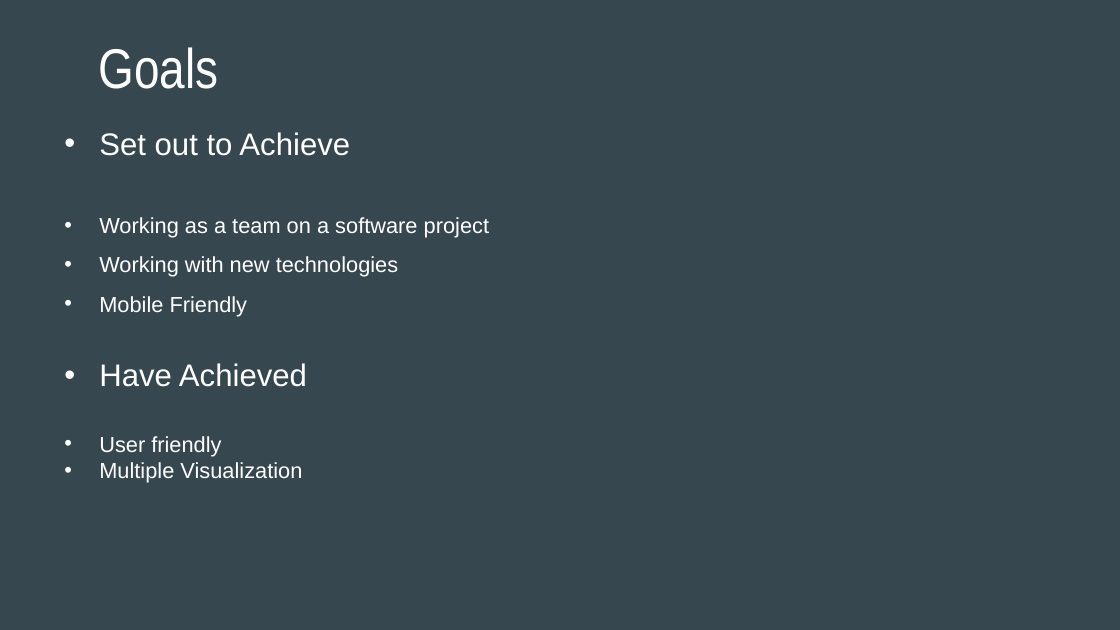
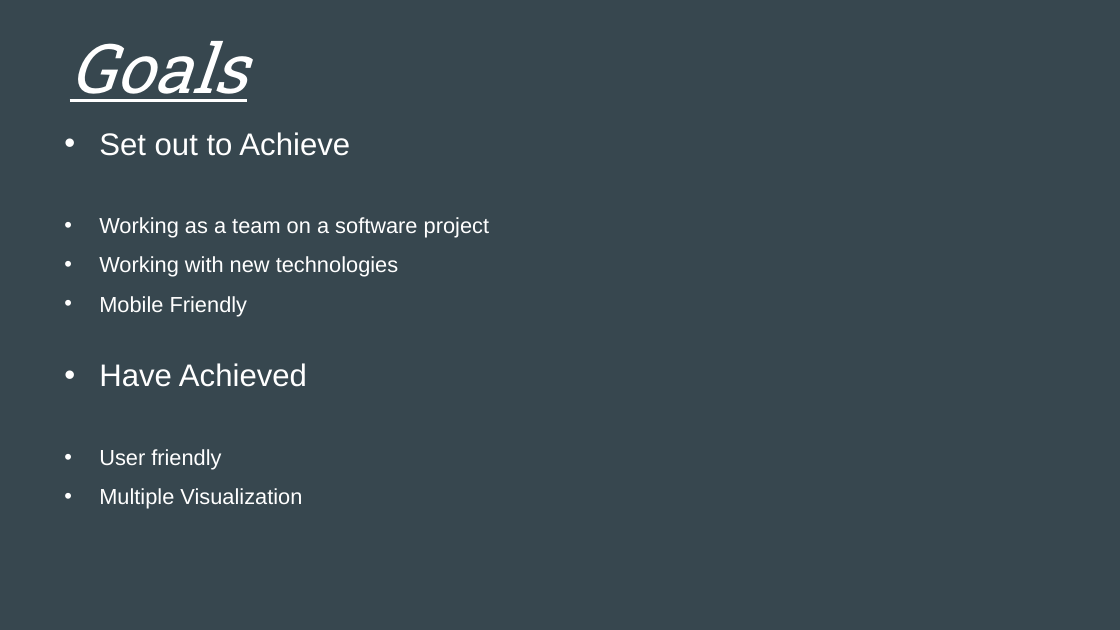
Before and after one commit to umitceylan/Visualizr, a slide deck: slide 4 of Documentation/SlugSoft_Visualizr Final Presentation .pptx. Drawn at 1120x630 pixels with LibreOffice and Linux fonts; fonts in the diff are those of the drawing. Boxes give left, top, right and bottom in pixels: in the first picture for what was removed or moved away, otherwise in the second. Text is boxed around its words. In the diff, an @@ line names an element or a change of style, - is before the commit and + after.

```diff
--- a/Documentation/SlugSoft_Visualizr Final Presentation .pptx
+++ b/Documentation/SlugSoft_Visualizr Final Presentation .pptx
@@ title "Goals" at (70, 41, 248, 102): size 36 to 44 pt, font Arial Narrow to Roboto Slab, italic on, underline on @@
@@ text at (99, 449, 302, 509): line spacing 1 to 1.5 @@
```
Also in this commit, not shown: 6 other slides changed, 4 other files.
